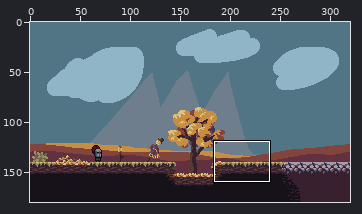
Two states of a pixel-art file, Images/VisualTest/AutumnBackround/AutumnBackgroundWithTree.aseprite. Above: a wide view before the commit, with the close-up outlined.
Close-up. First the earlier version:
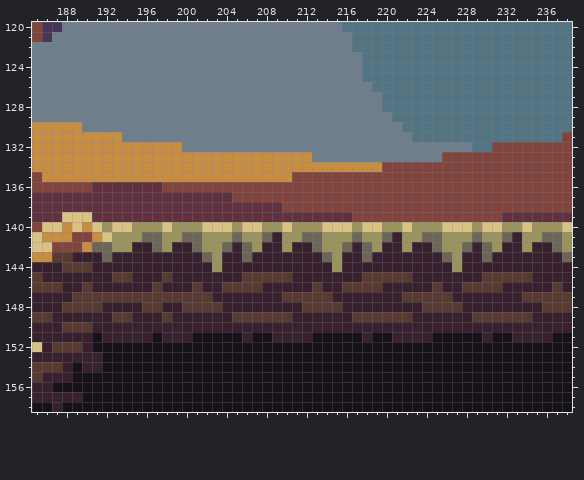
320x180 pixels, 1 frame. Shown: x 185..238, y 120..158.
After the commit:
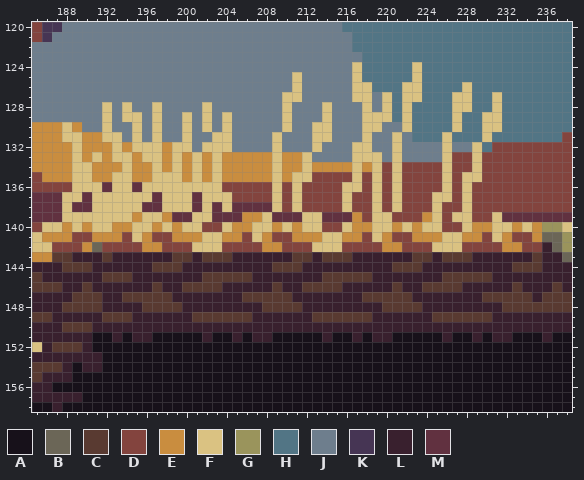
Palette (. is transparent): A #17111a  B #6b6657  C #593a31  D #83443e  E #c98d3f  F #dac282  G #9a945c  H #527585  J #6e7e8d  K #463554  L #39202e  M #613140
Edits made:
layer "Group 1/Straw" added
--- layers "Group 1/Straw", "Group 1/GrassGround"
@@ x 185..238 @@
 123 JJJJJJJJJJJJJJJJJJJJJJJJJJJJJJJJJHHHHHHHHHHHHHHHHHHHHH
-124 JJJJJJJJJJJJJJJJJJJJJJJJJJJJJJJJJHHHHHHHHHHHHHHHHHHHHH
-125 JJJJJJJJJJJJJJJJJJJJJJJJJJJJJJJJJHHHHHHHHHHHHHHHHHHHHH
-126 JJJJJJJJJJJJJJJJJJJJJJJJJJJJJJJJJJHHHHHHHHHHHHHHHHHHHH
-127 JJJJJJJJJJJJJJJJJJJJJJJJJJJJJJJJJJJHHHHHHHHHHHHHHHHHHH
-128 JJJJJJJJJJJJJJJJJJJJJJJJJJJJJJJJJJJHHHHHHHHHHHHHHHHHHH
-129 JJJJJJJJJJJJJJJJJJJJJJJJJJJJJJJJJJJJHHHHHHHHHHHHHHHHHH
-130 EEEEEJJJJJJJJJJJJJJJJJJJJJJJJJJJJJJJJHHHHHHHHHHHHHHHHH
-131 EEEEEEEEEJJJJJJJJJJJJJJJJJJJJJJJJJJJJJHHHHHHHHHHHHHHHD
-132 EEEEEEEEEEEEEEEJJJJJJJJJJJJJJJJJJJJJJJJJJJJJHHDDDDDDDD
-133 EEEEEEEEEEEEEEEEEEEEEEEEEEEEJJJJJJJJJJJJJDDDDDDDDDDDDD
-134 EEEEEEEEEEEEEEEEEEEEEEEEEEEEEEEEEEEDDDDDDDDDDDDDDDDDDD
-135 DEEEEEEEEEEEEEEEEEEEEEEEEEDDDDDDDDDDDDDDDDDDDDDDDDDDDD
-136 DDDDDDMMMMMMMDDDDDDDDDDDDDDDDDDDDDDDDDDDDDDDDDDDDDDDDD
-137 MMMMMMMMMMMMMMMMMMMMDDDDDDDDDDDDDDDDDDDDDDDDDDDDDDDDDD
-138 MMMMMMMMMMMMMMMMMMMMMMMMMDDDDDDDDDDDDDDDDDDDDDDDDDDDDD
-139 MMMFFFMMMMMMMMMMMMMMMMMMMMMMMMMMDDDDDDDDDDDDDDDMMMMMMM
-140 DFFEFEFGFFGGGFGGGFFFGFFGGFGGGFFFGFFGGFGGGFFFGFFGGFGGGF
-141 FEEEDDEFGGGBBGGBBGGGBGGBLGGBBGGGBGGBLGGBBGGGBGGBLGGBBG
-142 FFDDDEBBGGLLBGLLBGGBLBGLLGLLBGGBLBGLLGLLBGGBLBGLLGLLBG
-143 EECCLLLBLLLLLLLLLBGLLBLLLLLLLBGLLBLLLLLLLBGLLBLLLLLLLB
-144 LLLCCCLLLLLLLLLLLLGLLLLLLLLLLLGLLLLLLLLLLLGLLLLLLLLLLL
-145 CLLLLLLLCCLLLCLLLLLLLCCCCCLLLLLLLCCCCCLLLLLLLCCCCCLLLL
-146 CCCLLCLLLLLLCLLLCLLCCCCLLLLLCLLCCCCLLLLLCLLCCCCLLLLLCL
-147 LLLLCCCCCCCCCCCCCCLLLLLLLCCCCCLLLLLLLCCCCCLLLLLLLCCCCC
-148 LLLCCCCLLLLCCLLCCCCLLLLLLLLCCCCLLLLLLLLCCCCLLLLLLLLCCC
-149 CCLLLLLLCCLLLCLLLLLLCCCCCCLLLLLLCCCCCCLLLLLLCCCCCCLLLL
+124 JJJJJJJJJJJJJJJJJJJJJJJJJJJJJJJJFHHHHHFHHHHHHHHHHHHHHH
+125 JJJJJJJJJJJJJJJJJJJJJJJJJJFJJJJJFHHHHHFHHHHHHHHHHHHHHH
+126 JJJJJJJJJJJJJJJJJJJJJJJJJJFJJJJJFFHHHFFHHHHFHHHHHHHHHH
+127 JJJJJJJJJJJJJJJJJJJJJJJJJFFJJJJJFFJFHFFHHHFFHHFHHHHHHH
+128 JJJJJJJFJFJJFJJJJFJJJJJJJFJJJFJJJFJFHFHHHHFFHHFHHHHHHH
+129 JJJJJJJFJFFJFJJFJFJFJJJJJFJJJFJJJFFFHFHHHHFHHFFHHHHHHH
+130 EEEFEJJFJJFJFJJFJFJFJJJJJFJJFFJJJFFJJFHHHHFHHFFHHHHHHH
+131 EEEFFEEFFJFJFJJFJJFFJJJJFJJJFFJJJFJJFJHHHFHHHFHHHHHHHD
+132 EEEEFEEEFEFFFEFFJFFFJJJJFJJJFJJJFFJJFJJJJFJJFHDDDDDDDD
+133 EEEEFEFEFFEFFEFEFEFEEEEEFEEFJJJJFFFJFJJJJFDDFDDDDDDDDD
+134 EEEEFFEEEFEEFEFEFEFEEEEEFEEFEEEEFEFDFDDDDFDDFDDDDDDDDD
+135 DEEEFFEEFFEEFFFEFEFEEEEEFEFFDDDDFDFDFDDDDFDFFDDDDDDDDD
+136 DDDDFFFMFFMFFFFFFFFDDDDDFDFDDDDFFDFDFDDDDFDFDDDDDDDDDD
+137 MMMFFMFFFFFFMFFFMFFFDDDDFDFDDDDFDDFDFDDDFFDFDDDDDDDDDD
+138 MMMFMMFFFFFMMFFFMFMFMMMMFDFDDDDFDDFDFDDDFDDFDDDDDDDDDD
+139 MMMFFFFFFFEFFEMMFFMMMEEFMMMFFMMMEDFFDDDEFDFFDDFMMMMMMM
+140 DFFEFEFFEEFFEFEFFDDFEEFFEFEFFDDFEEFFEFEFFDDFEEFFEFEGGF
+141 FEEEDDEEEDFEDDEEEFFEEDFEDDEEEFFEEDFEDDEEEFFEEDFEDDEBBG
+142 FFDDDEBDDDDEEDDDFFFDDDDEEDDDFFFDDDDEEDDDFFFDDDDEEDDLBG
+143 EECCLLLCLLLLLLCCLCCCLLLLLLCCLCCCLLLLLLCCLCCCLLLLLLCLLB
+144 LLLCCCLLLLLLCCCLLLLLLLLLCCCLLLLLLLLLCCCLLLLLLLLLCCCLLL
+145 CLLLLLLCCCLLLLLLLCCCCCLLLLLLLCCCCCLLLLLLLCCCCCLLLLLLLL
+146 CCCLLCLLLLLLCLLCCCCLLLLLCLLCCCCLLLLLCLLCCCCLLLLLCLLLCL
+147 LLLLCCCLLCCCCCLLLLLLLCCCCCLLLLLLLCCCCCLLLLLLLCCCCCLCCC
+148 LLLCCCCLLLLCCCCLLLLLLLLCCCCLLLLLLLLCCCCLLLLLLLLCCCCCCC
+149 CCLLLLLCCCLLLLLLCCCCCCLLLLLLCCCCCCLLLLLLCCCCCCLLLLLLLL
 150 LLLCCCLLLLLLLLLLLLLLLLLLLLLLLLLLLLLLLLLLLLLLLLLLLLLLLL
-151 LLLLLLALLLLLALLLAAAAALAALLLLAAAAALAALLLLAAAAALAALLLLAA
+151 LLLLLLAALALLAAAAALAALALLAAAAALAALALLAAAAALAALALLAAALAA
 152 FLCCCLAAAAAAAAAAAAAAAAAAAAAAAAAAAAAAAAAAAAAAAAAAAAAAAA
Boxes around the changes in both close-ups, in picture pixels (x1, y1, x2, y2):
changed: (62, 62, 542, 342)
